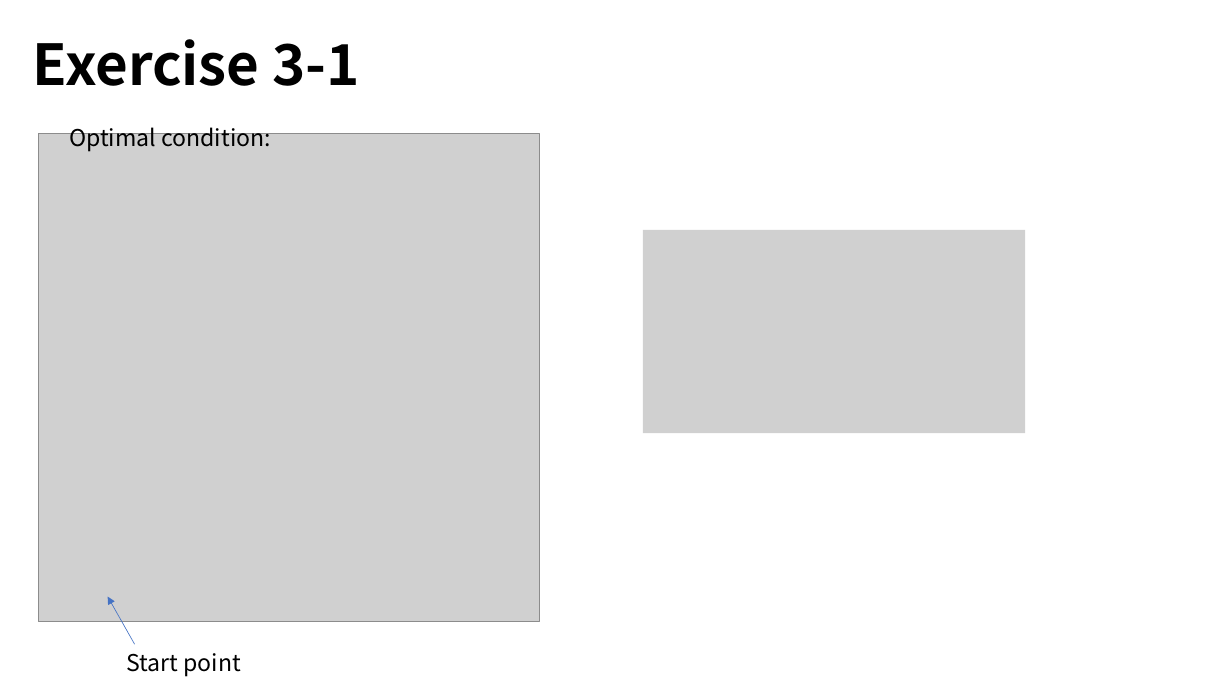
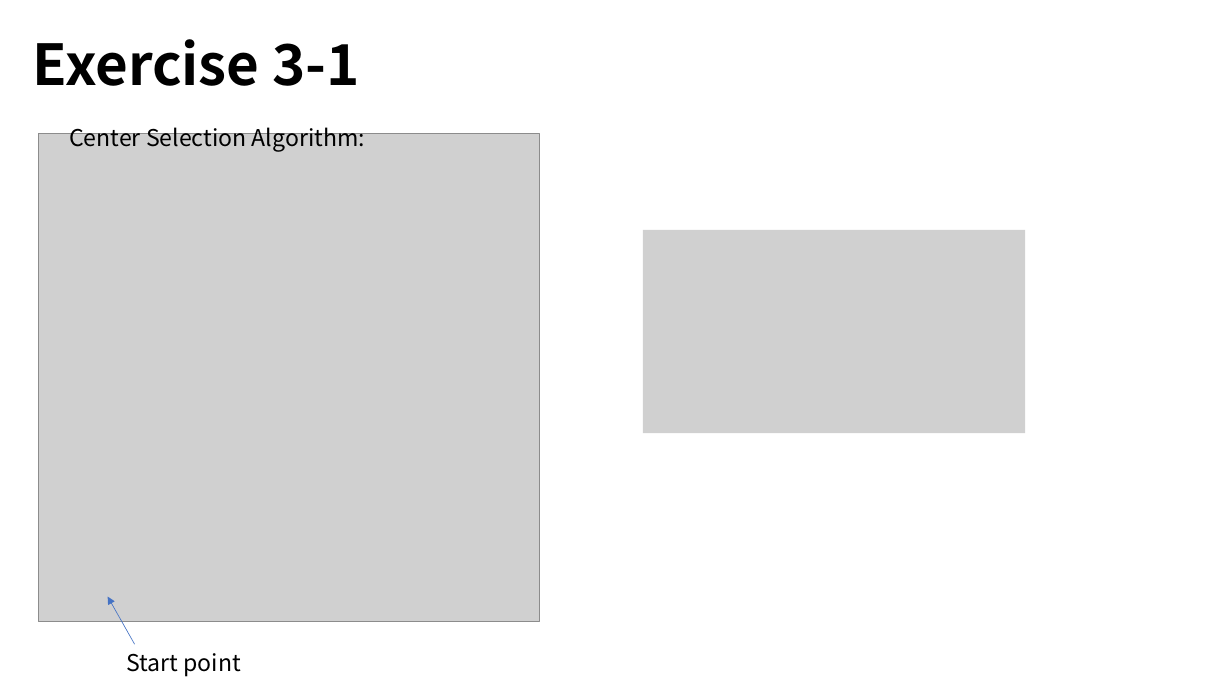
Before and after one commit to lyxocs/Advanced_algorithms, a slide deck: slide 5 of homework/HW4/Homework4_12032189_LiuYuxi.pptx. Drawn at 1232x693 pixels with LibreOffice and Linux fonts; fonts in the diff are those of the drawing; grey boxes stand for pictures. Boxes give left, top, right and bottom in pixels: in the first picture for what was removed or moved away, otherwise in the second. Text is boxed around its words. In the diff, an @@ line names an element or a change of style, - is before the commit and + after.

```diff
--- a/homework/HW4/Homework4_12032189_LiuYuxi.pptx
+++ b/homework/HW4/Homework4_12032189_LiuYuxi.pptx
@@ text at (69, 123, 365, 152): text changed @@
-Optimal condition:
+Center Selection Algorithm:
```
Also in this commit, not shown: 11 other files.
